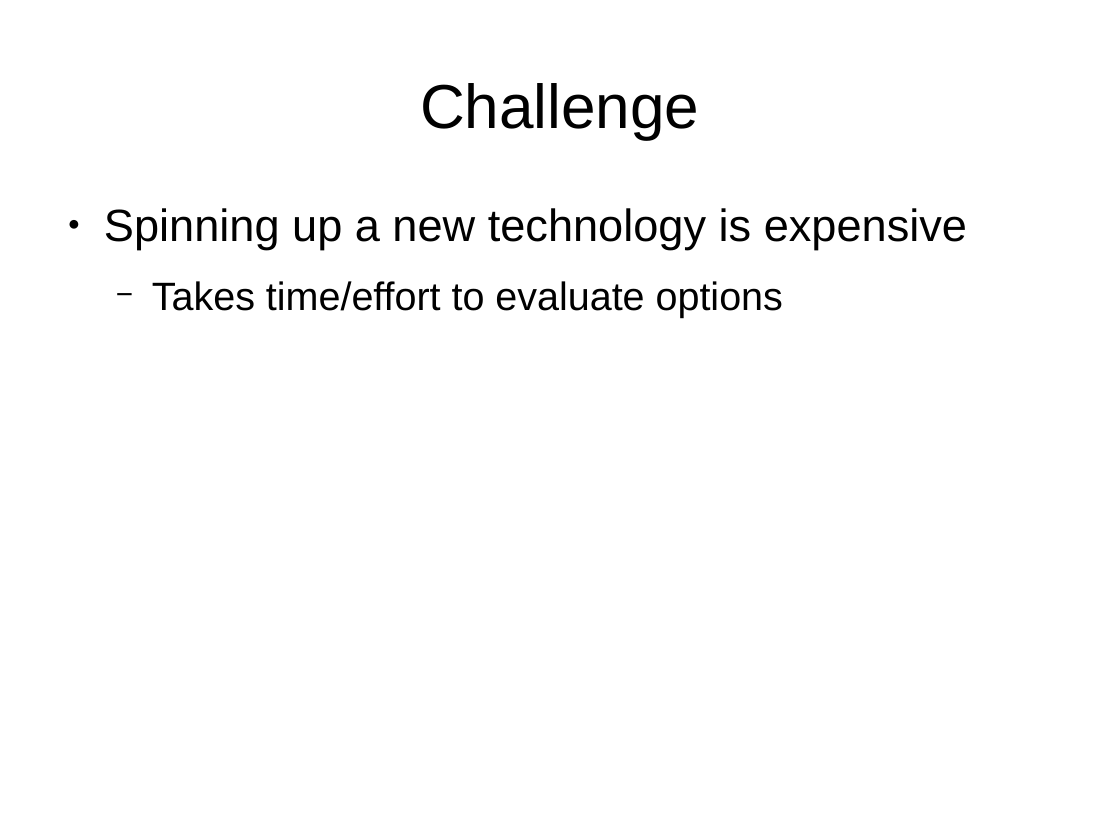
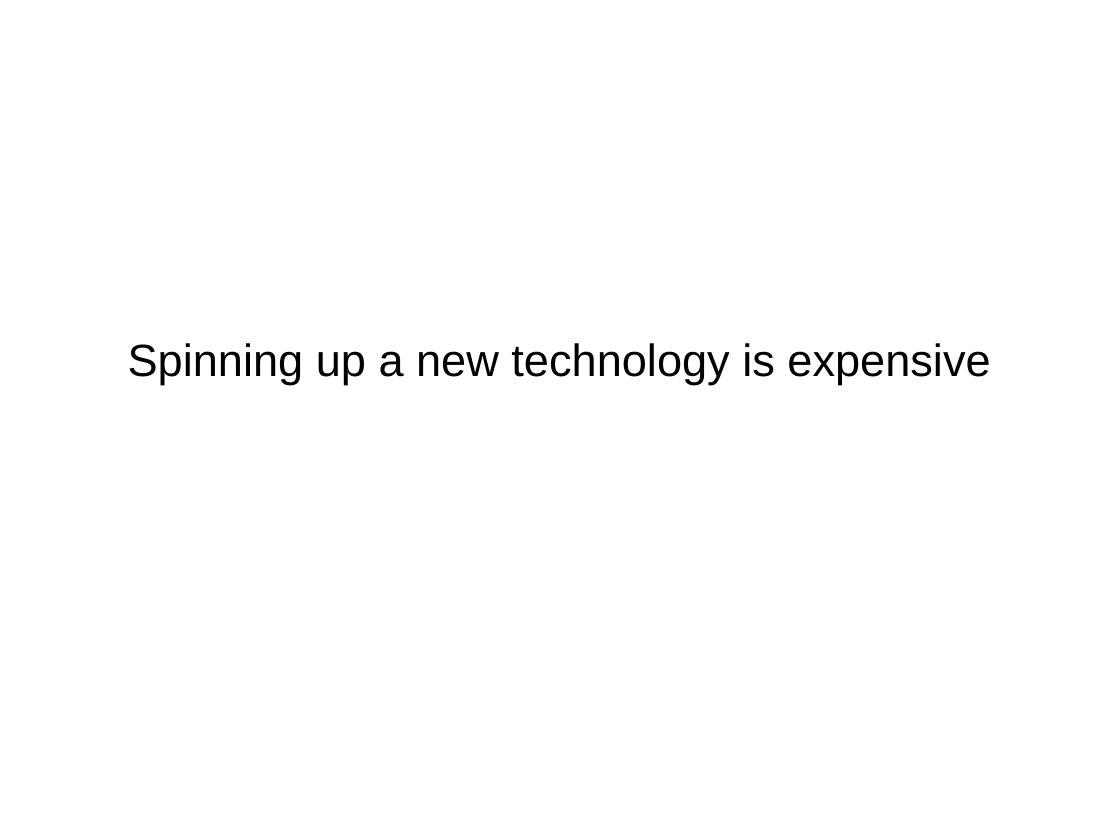
Before and after one commit to mrocklin/blaze-scipy-2014, a slide deck: slide 8 of SciPy2014Blaze.odp. Drawn at 1120x840 pixels with LibreOffice and Linux fonts; fonts in the diff are those of the drawing; background and template pictures are left out. Boxes give left, top, right and bottom in pixels: in the first picture for what was removed or moved away, otherwise in the second. Text is boxed around its words. In the diff, an @@ line names an element or a change of style, - is before the commit and + after.

Commit message:
Change challenge slides to single centred text

```diff
--- a/SciPy2014Blaze.odp
+++ b/SciPy2014Blaze.odp
@@ subtitle "Spinning up a new technology ..." moved from (x1=104, y1=208, x2=967, y2=318) to (x1=128, y1=343, x2=990, y2=385) @@
@@ subtitle "Spinning up a new technology ..." at (x1=128, y1=343, x2=990, y2=385): alignment left to centre; bullet ● to none; less space between paragraphs; vertical alignment top to middle @@
@@ title removed at (x1=420, y1=83, x2=699, y2=139) @@
-Challenge
@@ subtitle at (x1=152, y1=281, x2=783, y2=318): paragraph removed @@
-  − Takes time/effort to evaluate options
```
Also in this commit, not shown: 2 other slides changed, 1 slide removed.
